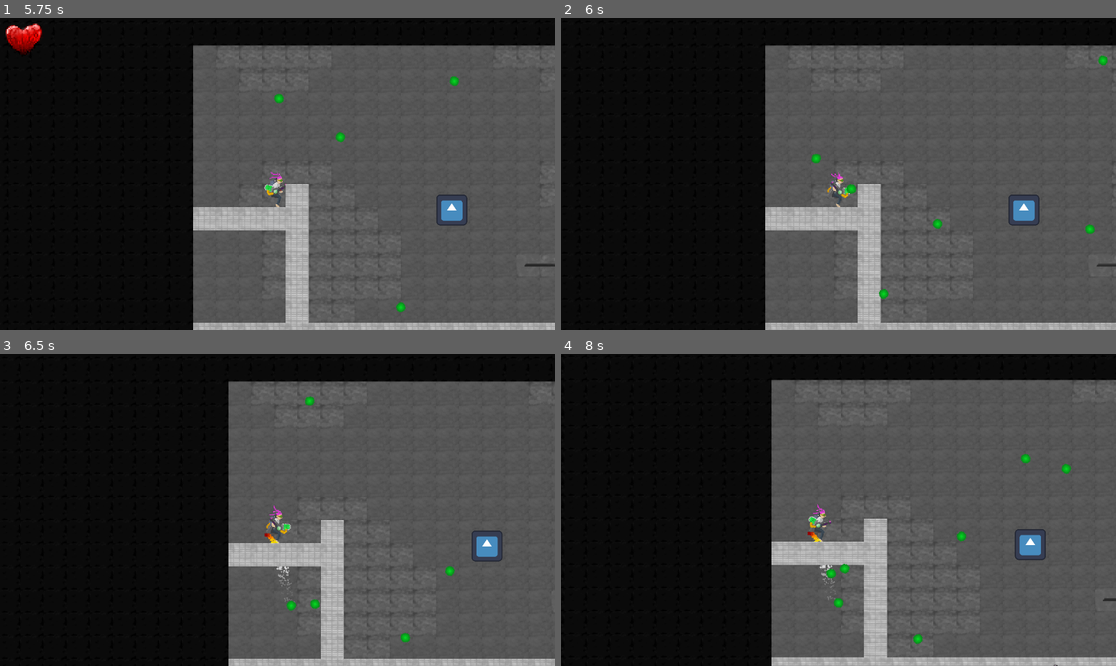
Above: before the commit, frames 1-4 (two rows, left to right).
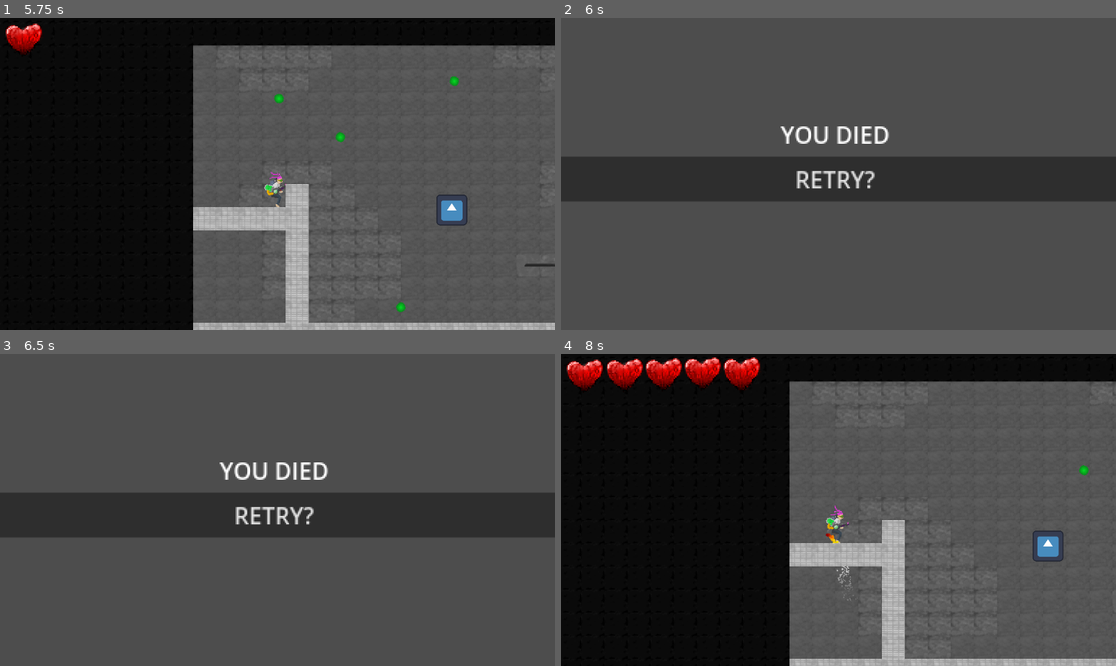
Above: after the commit, the same moments.

Repository: Sn0wy8/Haven
Game: Godot game, scene res://Scenes/main.tscn
Same seed, same stepped clock (60 frames per second), same inputs: the game is played once before the commit and once after it. The engine's default icon, where the game draws it, is replaced by a stand-in: a white triangle on a blue panel in a dark square.
Inputs (mouse positions are in pixels of both pictures, inside the frame that each line leads up to):
- Up to frame 1 (5.75 s): move the mouse to (399, 158) at 0.52 s; hold D (RIGHT) 0.53-2.03 s; click (399, 158) at 0.6 s; tap W (UP) at 0.77, 1.52, 3.02, 3.77, 4.52 s; move the mouse to (166, 189) at 1.27 s; click (166, 189) at 1.35 s; move the mouse to (333, 105) at 2.02 s; hold A (LEFT) 2.03-2.78 s; click (333, 105) at 2.1 s; move the mouse to (249, 236) at 2.77 s; hold D (RIGHT) 2.78-4.28 s; click (249, 236) at 2.85 s; move the mouse to (444, 220) at 3.52 s; click (444, 220) at 3.6 s; move the mouse to (111, 127) at 4.27 s; hold A (LEFT) 4.28-5.03 s; click (111, 127) at 4.35 s; move the mouse to (305, 174) at 5.02 s; hold D (RIGHT) from 5.03 s (still down); click (305, 174) at 5.1 s
- Up to frame 2 (6 s): move the mouse to (755, 96) at 5.77 s; release D (RIGHT) at 5.78 s; hold A (LEFT) from 5.78 s (still down); click (755, 96) at 5.85 s
- Up to frame 3 (6.5 s): keep holding A (LEFT); tap W (UP) at 6.02 s
- Up to frame 4 (8 s): release A (LEFT) at 6.5 s; click (832, 513) at 6.5 s, where only the run after the commit has a clickable "RETRY?"; move the mouse to (960, 494) at 7.27 s; hold A (LEFT) from 7.28 s (still down); click (960, 494) at 7.35 s; tap W (UP) at 7.52 s

Frame 1 is identical in both runs. In frame 2, 57% of the frame differs, in the area x 0-100%, y 0-100%; in frame 3, 61%; in frame 4, 11%.

Commit message:
title and death

Diff:
--- /dev/null
+++ b/haven/Scenes/DEATH.tscn
@@ -0,0 +1,46 @@
+[gd_scene format=3 uid="uid://bx4q68mhwpyps"]
+
+[ext_resource type="Script" uid="uid://bemtcfbethcfi" path="res://Scenes/death.gd" id="1_f5qp3"]
+[ext_resource type="Script" uid="uid://dk7vlsh14bygg" path="res://Scenes/button.gd" id="2_s8c8q"]
+
+[node name="DEATH" type="Control" unique_id=437816169]
+layout_mode = 3
+anchors_preset = 15
+anchor_right = 1.0
+anchor_bottom = 1.0
+grow_horizontal = 2
+grow_vertical = 2
+script = ExtResource("1_f5qp3")
+
+[node name="CanvasLayer" type="CanvasLayer" parent="." unique_id=1407693233]
+scale = Vector2(3, 3)
+transform = Transform2D(3, 0, 0, 3, 0, 0)
+
+[node name="VBoxContainer" type="VBoxContainer" parent="CanvasLayer" unique_id=1172057660]
+anchors_preset = -1
+anchor_left = -0.115
+anchor_top = -0.065000005
+anchor_right = -0.115
+anchor_bottom = -0.065000005
+offset_left = -29.520004
+offset_top = 110.78667
+offset_right = 674.48
+offset_bottom = 357.78665
+
+[node name="Label" type="Label" parent="CanvasLayer/VBoxContainer" unique_id=1664138694]
+layout_mode = 2
+text = "YOU DIED"
+horizontal_alignment = 1
+vertical_alignment = 1
+
+[node name="Button" type="Button" parent="CanvasLayer/VBoxContainer" unique_id=2082296196]
+layout_mode = 2
+text = "RETRY?"
+script = ExtResource("2_s8c8q")
+
+[node name="Sprite2D" type="Sprite2D" parent="." unique_id=831511074]
+
+[node name="Camera2D" type="Camera2D" parent="." unique_id=288949555]
+position = Vector2(571, 327)
+
+[connection signal="pressed" from="CanvasLayer/VBoxContainer/Button" to="CanvasLayer/VBoxContainer/Button" method="_on_pressed"]
--- /dev/null
+++ b/haven/Scenes/button.gd
@@ -0,0 +1,15 @@
+extends Button
+
+
+# Called when the node enters the scene tree for the first time.
+func _ready() -> void:
+	pass # Replace with function body.
+
+
+# Called every frame. 'delta' is the elapsed time since the previous frame.
+func _process(delta: float) -> void:
+	pass
+
+
+func _on_pressed() -> void:
+	get_tree().change_scene_to_file("res://Scenes/main.tscn")
--- /dev/null
+++ b/haven/Scenes/death.gd
@@ -0,0 +1,11 @@
+extends Control
+
+
+# Called when the node enters the scene tree for the first time.
+func _ready() -> void:
+	pass # Replace with function body.
+
+
+# Called every frame. 'delta' is the elapsed time since the previous frame.
+func _process(delta: float) -> void:
+	pass
--- a/haven/Scenes/main_menu.tscn
+++ b/haven/Scenes/main_menu.tscn
@@ -1,6 +1,7 @@
 [gd_scene format=3 uid="uid://xv8fvvlnha4u"]
 
 [ext_resource type="Script" uid="uid://dxbx5ty4mqyua" path="res://Scenes/main_menu.gd" id="1_28flt"]
+[ext_resource type="Texture2D" uid="uid://cacpjynngp0ux" path="res://Assets/Sprites/intro scream Current.png" id="2_48xlc"]
 
 [node name="main_menu" type="Control" unique_id=1179674467]
 layout_mode = 3
@@ -10,6 +11,10 @@
 grow_horizontal = 2
 grow_vertical = 2
 script = ExtResource("1_28flt")
+
+[node name="Sprite2D" type="Sprite2D" parent="." unique_id=2040753166]
+position = Vector2(592, 314)
+texture = ExtResource("2_48xlc")
 
 [node name="Button" type="Button" parent="." unique_id=708905003]
 layout_mode = 1
--- a/haven/Scripts/player.gd
+++ b/haven/Scripts/player.gd
@@ -75,7 +75,7 @@
 			update_heart_display()
 			$health_timer.start()
 			if  health == 0:
-				print("DEAD")
+				get_tree().change_scene_to_file("res://Scenes/DEATH.tscn")
 
 
 func update_heart_display():
Binary file added: haven/Assets/Sprites/intro scream Current.png
Not shown, added: haven/Assets/Sprites/intro scream Current.png.import
Not shown, added: haven/Scenes/button.gd.uid
Not shown, added: haven/Scenes/death.gd.uid
Not shown, added: haven/Scenes/DEATH.tscn2340197382.tmp
